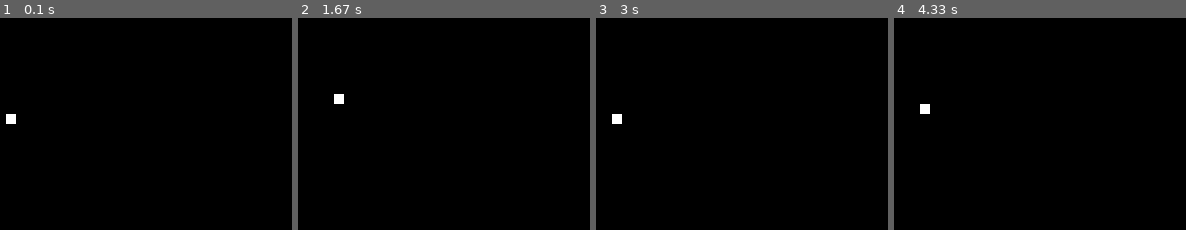
Above: before the commit, frames 1-4 (left to right).
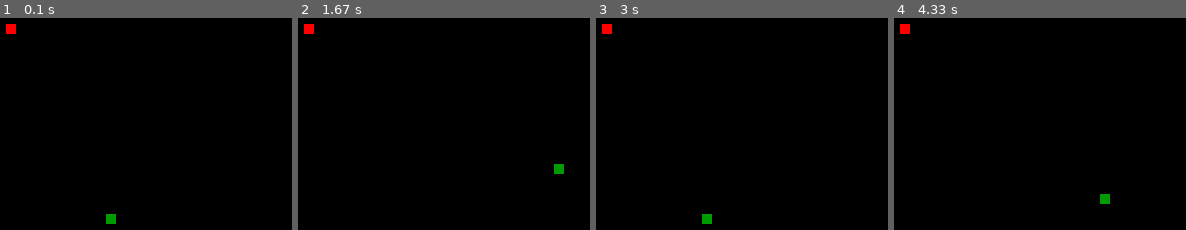
Above: after the commit, the same moments.

Repository: codingWithAndy/Bootcamps
Game: pygame game, started from Pygame/Section 4: Pygame and OpenGL Fundamentals/snake.py
Same seed, same stepped clock (60 frames per second), same inputs: the game is played once before the commit and once after it.
Inputs:
- Up to frame 1 (0.1 s): no input
- Up to frame 2 (1.67 s): hold Right 0.33-0.8 s; hold Up 0.83-1.13 s; hold Right 1.17-1.63 s
- Up to frame 3 (3 s): hold Left 1.67-2.2 s; hold Down 2.23-2.53 s; hold Left 2.57-2.97 s
- Up to frame 4 (4.33 s): hold Up 3-3.37 s; hold Right 3.4-4.03 s; hold Down from 4.07 s (still down)

The runs differ from the first frame. In frame 1, 0.5% of the frame differs, in the area x 2-40%, y 2-98%; in frame 2, 0.5%; in frame 3, 0.5%; in frame 4, 0.5%.

Commit message:
Snake game development.

Diff:
--- a/Pygame/Section 4: Pygame and OpenGL Fundamentals/snake.py
+++ b/Pygame/Section 4: Pygame and OpenGL Fundamentals/snake.py
@@ -1,65 +1,147 @@
 import pygame
+import time
+import random
 
 # Initialise all the main Pygame methods
 pygame.init()
 
-gameScreen = pygame.display.set_mode((800, 600)); # Height and Width in a tuple
-gameClose = False
+display_width = 800
+display_height = 600
+
+gameScreen = pygame.display.set_mode((display_width, display_height)); # Height and Width in a tuple
+
 
 # Snake Position
-lead_x = 300
-lead_y = 300
+lead_x = display_width / 2
+lead_y = display_width / 2
 lead_x_change = 0
 lead_y_change = 0
 
+steps = 10
+
 # Taking Pygame time clock
 clock = pygame.time.Clock()
+fps = 15
 
 # Set Colours
 white = (255, 255, 255)
 black = (0, 0, 0)
 red = (255, 0, 0)
+green = (0,155,0)
 
 pygame.display.set_caption("Old Snake"); #Set Title
 
-while not gameClose:
-    for event in pygame.event.get():
-        print(event) # will get positions of mouse and buttons.
-        if event.type == pygame.QUIT:
-            gameClose = True
+# Message to the screen
+def message_to_screen(msg,type):
+    font = pygame.font.SysFont(None,25)
+    screen_text = font.render(msg,True,type)
+    gameScreen.blit(screen_text,[display_width/2,display_height/2])
 
-        # Checking for buttons being pressed
-        if event.type == pygame.KEYDOWN:
-            if event.key == pygame.K_LEFT:
-                lead_x_change = -10
-                lead_y_change = 0
-            elif event.key == pygame.K_RIGHT:
-                lead_x_change = 10
-                lead_y_change = 0
+def our_snake(size_of_block,snake_list):
+    for XY in snake_list:
+        pygame.draw.rect(gameScreen,green,[XY[0],XY[1],size_of_block,size_of_block])
 
-            elif event.key == pygame.K_UP:
-                lead_y_change = -10
-                lead_x_change = 0
-            elif event.key == pygame.K_DOWN:
-                lead_y_change = 10
-                lead_x_change = 0
 
+
+
+def game_loop():
+    gameClose = False
+    game_over = False
+    size_of_block = 10
+
+    lead_x = display_width / 2
+    lead_y = display_width / 2
+    lead_x_change = 0
+    lead_y_change = 0
+
+    snake_list = []
+    snake_length = 1
+
+    rand_apple_x = round(random.randrange(0,display_width - size_of_block)/10.0)*10.0
+    rand_apple_y = round(random.randrange(0, display_height - size_of_block)/10.0)*10.0
+
+    while not gameClose:
+        while game_over == True:
+            gameScreen.fill(white)
+            message_to_screen("Game Over! Press Space to play again or Q to quit!",red)
+            pygame.display.update()
+            for event in pygame.event.get():
+                if event.type == pygame.KEYDOWN:
+                    if event.key == pygame.K_q:
+                        gameClose = True
+                        game_over = False
+
+                    if event.key == pygame.K_SPACE:
+                        game_loop()
+
+        for event in pygame.event.get():
+            print(event) # will get positions of mouse and buttons.
+            if event.type == pygame.QUIT:
+                gameClose = True
+
+            # Checking for buttons being pressed
+            if event.type == pygame.KEYDOWN:
+                if event.key == pygame.K_LEFT:
+                    lead_x_change = -steps
+                    lead_y_change = 0
+                elif event.key == pygame.K_RIGHT:
+                    lead_x_change = steps
+                    lead_y_change = 0
+
+                elif event.key == pygame.K_UP:
+                    lead_y_change = -steps
+                    lead_x_change = 0
+                elif event.key == pygame.K_DOWN:
+                    lead_y_change = steps
+                    lead_x_change = 0
+
+
+
+
+
+
+        if lead_x >= 800 or lead_x < 10 or lead_y >= 600 or lead_y < 0:
+            game_over = True
 
         lead_x += lead_x_change
         lead_y += lead_y_change
 
-        if lead_x >= 800 or lead_x < 10 or lead_y >= 600 or lead_y < 0:
-            gameClose = True
+        gameScreen.fill(black)  # or a tuple ((255,255,255))
+
+        pygame.draw.rect(gameScreen, red, (rand_apple_x,rand_apple_y,size_of_block, size_of_block))
+
+        #pygame.draw.rect(gameScreen, green, (lead_x,lead_y,10,10)) # Where to place, fill colour, location and size in tuple or list
+        # gameScreen.fill(red, rect=[200,200,50,50])  # Alternative to the above statement
+        snake_head = []
+        snake_head.append(lead_x)
+        snake_head.append(lead_y)
+
+        snake_list.append(snake_head)
+
+        if len(snake_list) > snake_length:
+            del snake_list[0]
+
+        for each_segment in snake_list[:-1]:
+            if each_segment == snake_head:
+                game_over = True
 
 
-    clock.tick(30) # frame per second
-    gameScreen.fill(black) # or a tuple ((255,255,255))
-    pygame.draw.rect(gameScreen, white, (lead_x,lead_y,10,10)) # Where to place, fill colour, location and size in tuple or list
-    # gameScreen.fill(red, rect=[200,200,50,50])  # Alternative to the above statement
+        our_snake(size_of_block, snake_list)
+        pygame.display.update()  # Update the screen
+
+        if lead_x == rand_apple_x and lead_y == rand_apple_y:
+            rand_apple_x = round(random.randrange(0, display_width - size_of_block)/10.0)*10.0
+            rand_apple_y = round(random.randrange(0, display_height - size_of_block)/10.0)*10.0
+
+            snake_length += 1
+        clock.tick(fps)  # frame per second
+
+    pygame.quit()
+'''
+    message_to_screen("You Lose!!!", red)
     pygame.display.update()
-# pygame.display.update() # Update the screen
-
-
-pygame.quit()
-
+    time.sleep(2)
+    pygame.quit()
+'''
+game_loop()
 #quit()
Not shown, changed: .DS_Store
Not shown, added: Pygame/Pygameworkspace.code-workspace
Not shown, changed: iOS Bootcamp/.DS_Store
Not shown, changed: iOS Bootcamp/2020/.DS_Store
Not shown, changed: iOS Bootcamp/2020/Section 4 - Swift Programming Basics/.DS_Store
